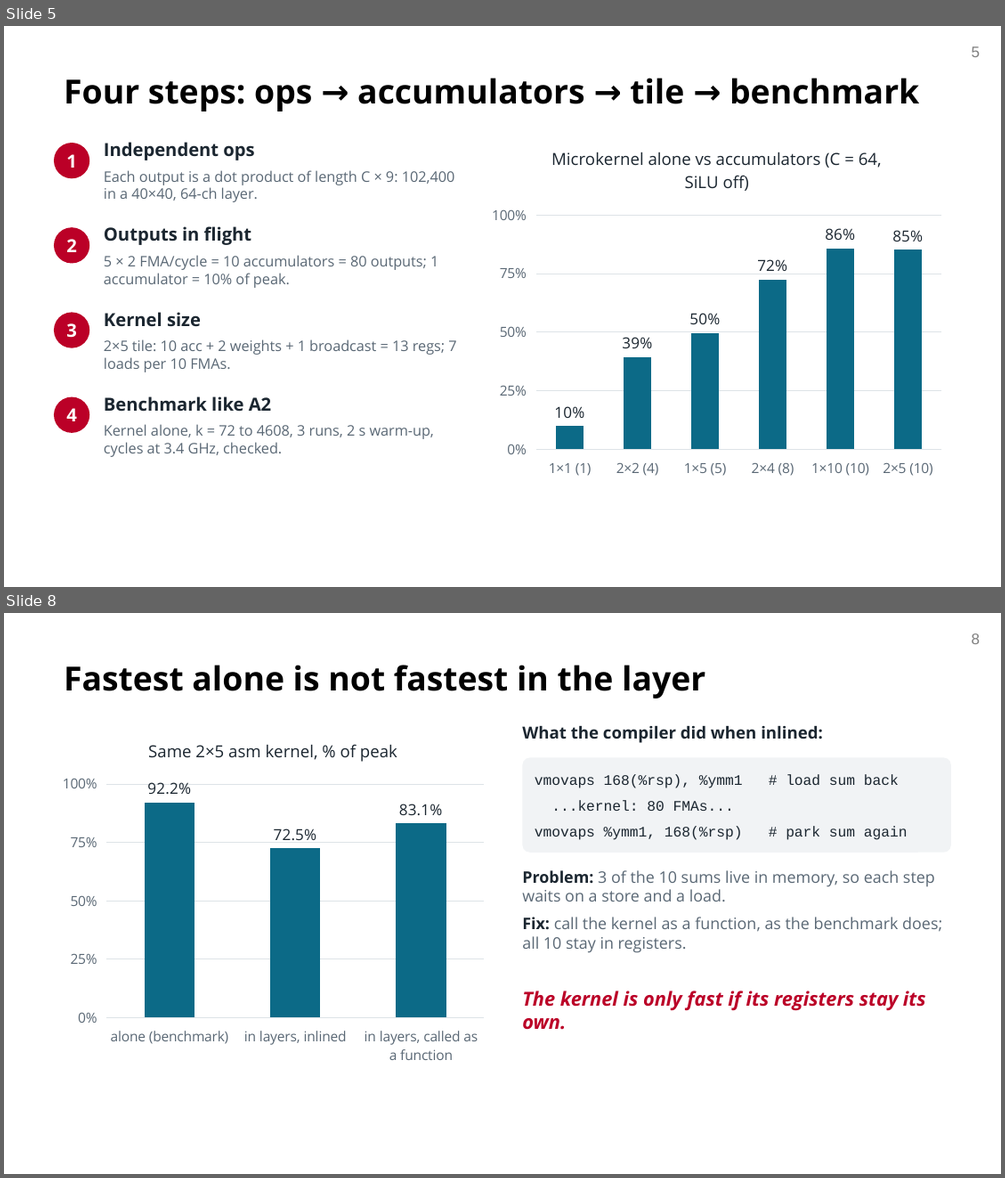
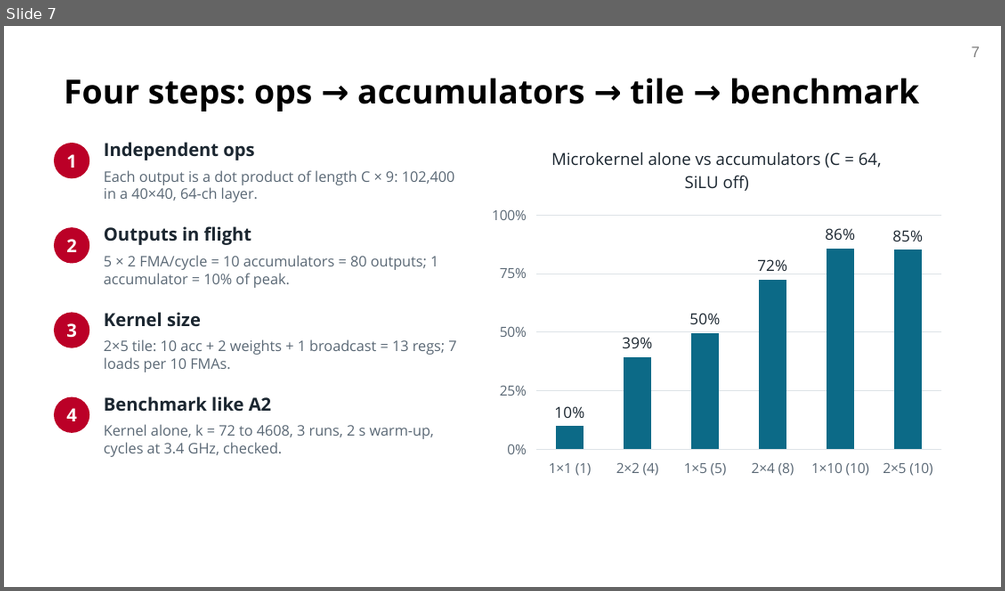
Before and after one commit to OTANK10/fast-yolov8-broadwell, a slide deck: docs/milestone/om/slides/om_mid_presentation_cmu.pptx. Shown one above the other, each under a label of ours: slides 5 and 8 before the commit, slide 7 after it; the slides between them are not shown. The pictures are 1005x1178 and 1005x591 pixels, drawn with LibreOffice and Linux fonts; fonts in the diff are those of the drawing; background and template pictures are left out. Boxes give left, top, right and bottom in pixels: in the first picture for what was removed or moved away, otherwise in the second. Text is boxed around its words. In the diff, an @@ line names an element or a change of style, - is before the commit and + after.

```diff
--- a/docs/milestone/om/slides/om_mid_presentation_cmu.pptx
+++ b/docs/milestone/om/slides/om_mid_presentation_cmu.pptx
@@ slide 8 removed at [4,613,1001,1174], background #FFFFFF; not listed: 1 template element that a slide beside it also shows @@
@@ title removed at [64,665,705,698] @@
-Fastest alone is not fastest in the layer
@@ column chart removed at [54,722,493,1071] @@
-title "Same 2×5 asm kernel, % of peak"
-categories: alone (benchmark), in layers, inlined, in layers, called as a function
-Series 1: 92.2, 72.5, 83.1
@@ text removed at [522,726,823,743] @@
-What the compiler did when inlined:
@@ rounded rectangle removed at [522,757,951,852] @@
@@ text removed at [534,774,907,840] @@
-vmovaps 168(%rsp), %ymm1 # load sum back
-...kernel: 80 FMAs...
-vmovaps %ymm1, 168(%rsp) # park sum again
@@ text removed at [522,870,942,953] @@
-Problem: 3 of the 10 sums live in memory, so each step waits on a store and a load.
-Fix: call the kernel as a function, as the benchmark does; all 10 stay in registers.
@@ text removed at [522,990,926,1030] @@
-The kernel is only fast if its registers stay its own.
@@ what was slide 5 is now slide 7 @@
@@ page number at [971,46,980,57]: text changed @@
-5
+7
```
Also in this commit, not shown: 5 slides changed, 4 slides added, 1 other slide removed, 6 other files.
